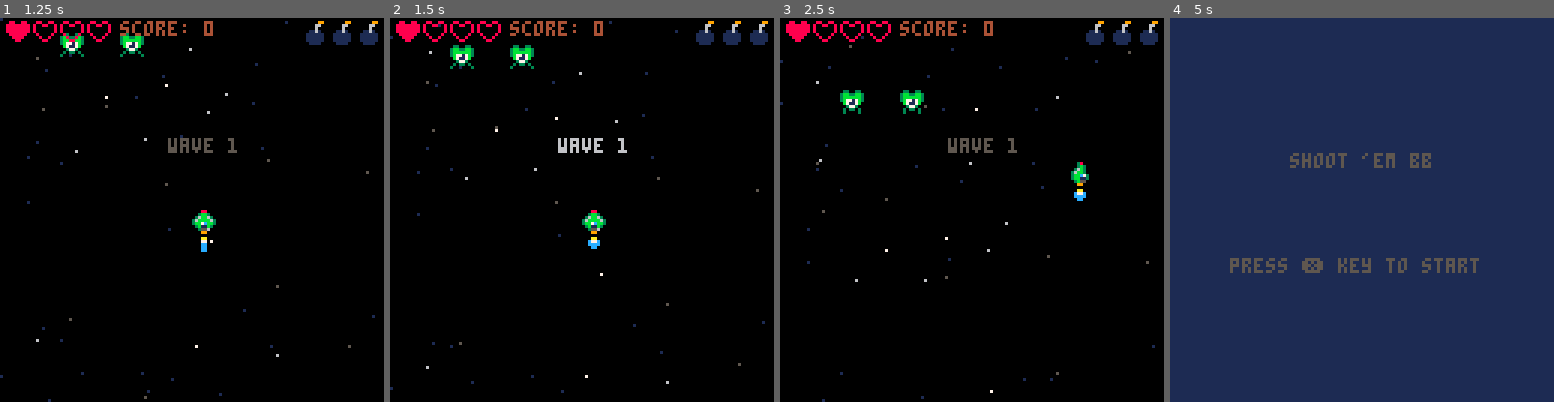
Above: before the commit, frames 1-4 (left to right).
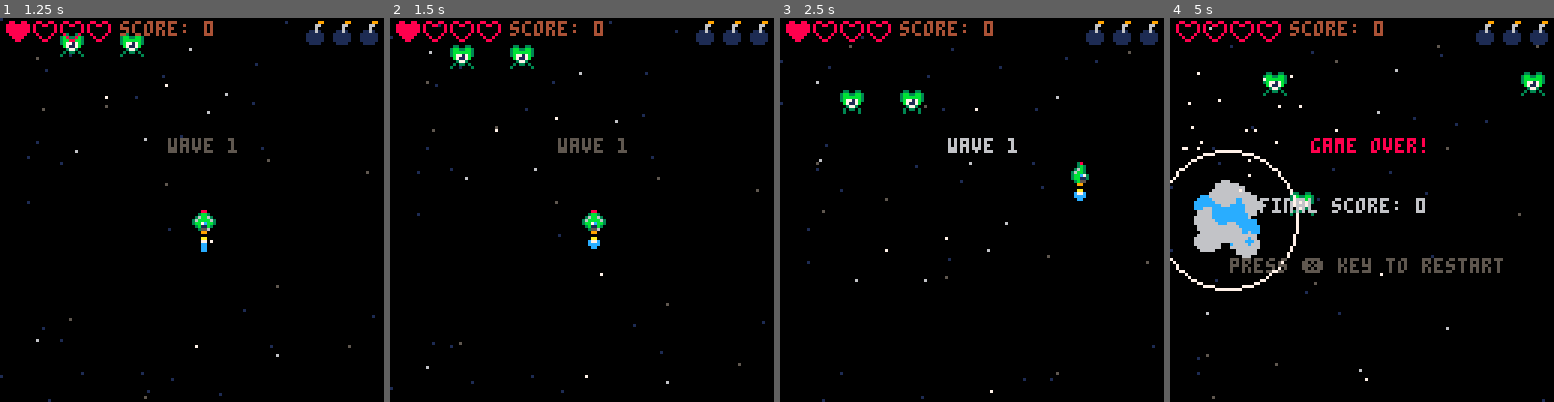
Above: after the commit, the same moments.

Repository: ata-o/shmup
Game: PICO-8 cartridge shmup.p8
Two runs of this game, one before a commit and one after it. Both use one fixed random seed, a clock stepped at 60 frames per second and the inputs below.
Inputs:
- Up to frame 1 (1.25 s): tap X (X key) at 0.33, 1.07 s; tap O (Z key) at 0.7 s
- Up to frame 2 (1.5 s): no input
- Up to frame 3 (2.5 s): hold Right 1.6-2.1 s; tap O (Z key) at 1.7, 2.1 s; tap X (X key) at 1.85 s; hold Up 2.15-2.42 s; hold Right from 2.47 s (still down)
- Up to frame 4 (5 s): tap O (Z key) every 0.4 s from 2.5 to 4.9 s; tap X (X key) at 2.97, 4.08 s; release Right at 3.03 s; hold Left 3.08-3.58 s; hold Down 3.63-3.97 s; hold Right 4.02-4.68 s; hold Up from 4.73 s (still down)

Frame 1 is identical in both runs. In frame 2, 0.3% of the frame differs, in the area x 43-62%, y 31-36%; in frame 3, 0.3%; in frame 4, 98%, in the area x 0-100%, y 0-100%.

Commit message:
fix: timer

Diff:
--- a/enemies.lua
+++ b/enemies.lua
@@ -78,6 +78,7 @@
 	game.wave += 1
 	if game.wave > 4 then
 		game.stage = "win"
+		game.lockout=t+30
 		music(4)
 	else
 		if wave == 1 then
--- a/game_manager.lua
+++ b/game_manager.lua
@@ -5,7 +5,8 @@
 	--print(ship.speed, 20,30)
 	--lin = "sprite: " .. ship.sprite
 	--print(line, 20,20)
-	--print(ship.x, 6,20)
+	print(t, 5,5,7)
+	print(game.lockout)
 end
 
 function make_game()
@@ -18,6 +19,8 @@
 	game.maxlife = 4
 	game.lifespr = 11
 	game.lifeempty = 12
+
+	game.lockout = 0
 
 	game.bombs = 3
 	game.bombspr = 14
@@ -65,6 +68,7 @@
 function check_life()
 	if game.life <= 0 then
 		game.stage="over"
+		game.lockout=t+30
 	end
 end
 
--- a/loop.lua
+++ b/loop.lua
@@ -7,6 +7,8 @@
 function _draw()
 	cls(0)
 	--debug()
+	game.blinkt+=1
+	t+=1
 	if game.stage=="game" then
 		draw_game()
 	elseif game.stage=="start" then
--- a/stages.lua
+++ b/stages.lua
@@ -10,8 +10,6 @@
 end
 
 function update_game()
-		game.blinkt+=1
-		t+=1
 		move_ship()
 		move_bullets()
 		move_enemies()
@@ -21,6 +19,11 @@
 		check_bullet_collisions()
 		check_collisions()
 		check_life()
+
+		if #enemies == 0 and game.stage == "game" then
+			next_wave()
+		end
+
 end
 
 function draw_start()
@@ -67,6 +70,9 @@
 end
 
 function update_gameover()
+	if t < game.lockout then
+		return
+	end
 	if btn(4) == false and btn(5) == false then
 		btnreleased = true
 	end
@@ -87,6 +93,9 @@
 end
 
 function update_win()
+	if t < game.lockout then
+		return
+	end
 	if btn(4) == false and btn(5) == false then
 		btnreleased = true
 	end
